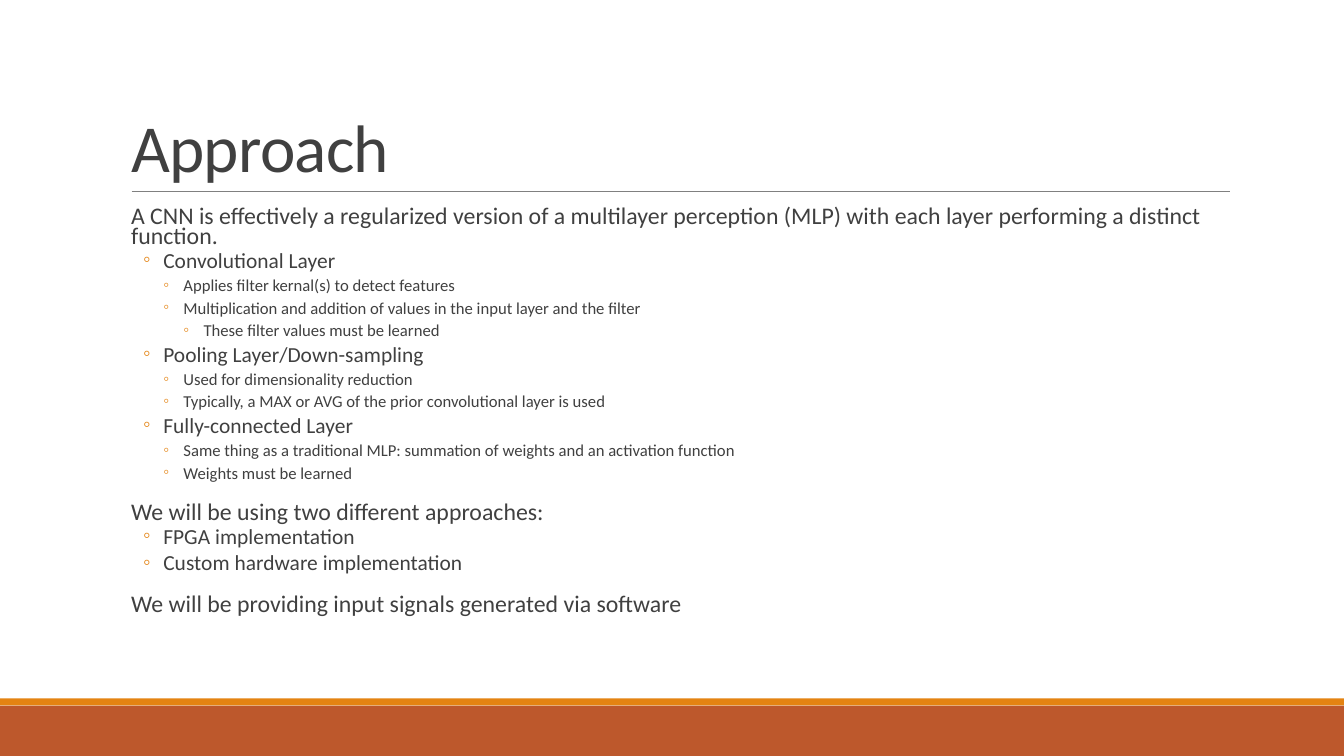
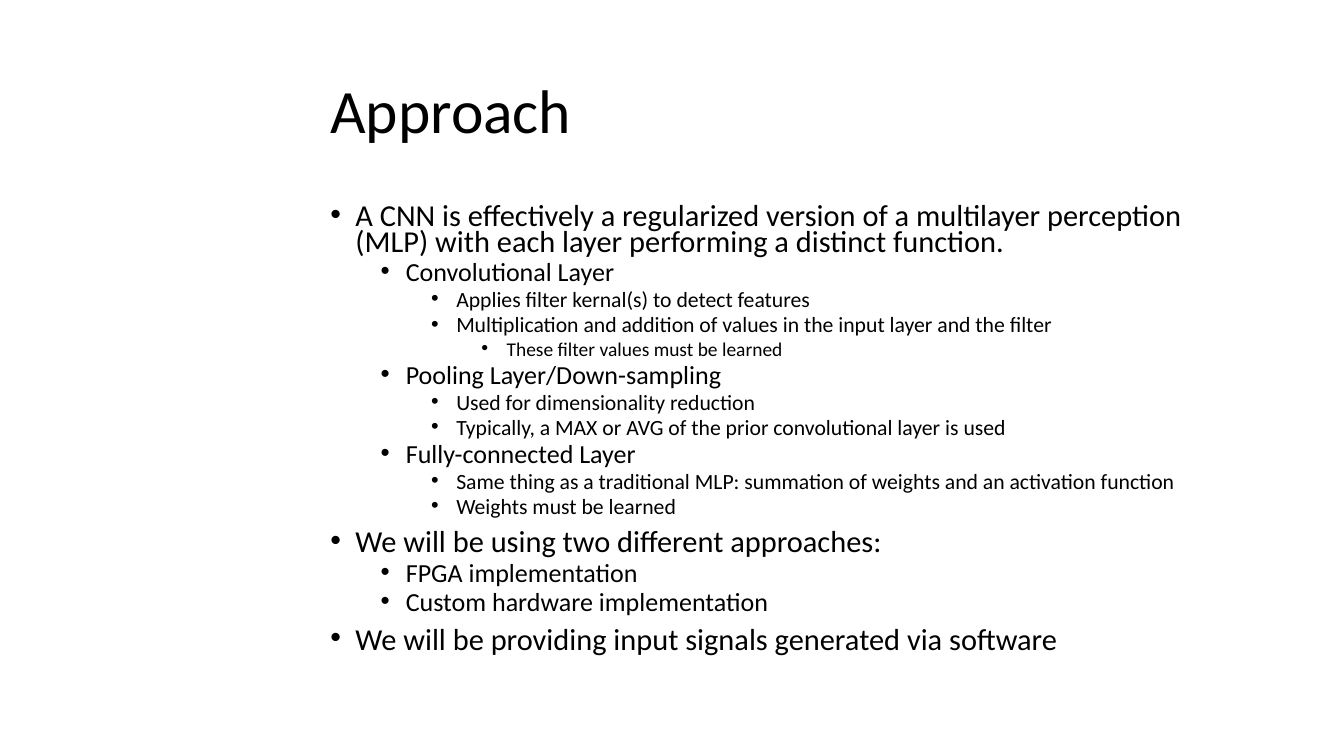
Before and after one commit to mayersjd/HardwareCNN, a slide deck: slide 22 of ProjectProposal.pptx (slide 3 before the commit). Drawn at 1344x756 pixels with LibreOffice and Linux fonts; fonts in the diff are those of the drawing; background and template pictures are left out. Boxes give left, top, right and bottom in pixels: in the first picture for what was removed or moved away, otherwise in the second. Text is boxed around its words. In the diff, an @@ line names an element or a change of style, - is before the commit and + after.

```diff
--- a/ProjectProposal.pptx
+++ b/ProjectProposal.pptx
@@ title "Approach": place and size @@
-title "Approach" at <box>131,125,389,183</box>
+title "Approach" at <box>330,90,571,143</box>
@@ title "Approach" at <box>330,90,571,143</box>: size 48 to 44 pt, text colour #404040 to #000000, letter spacing -0.5 to 0 pt; line spacing 0.85 to 0.9; vertical alignment bottom to middle @@
@@ line removed from (132, 192) to (1231, 192) @@
@@ text "A CNN is effectively a ...": place and size @@
-text "A CNN is effectively a ..." at <box>131,207,1200,616</box>
+text "A CNN is effectively a ..." at <box>355,205,1181,656</box>
@@ text "A CNN is effectively a ..." at <box>355,205,1181,656</box>: size 17 to 21.7 pt in "A CNN is effectively a regularized version ...", "We will be using two different approaches:", "We will be providing input signals generated ..."; text colour #404040 to #000000; size 15.3 to 18.6 pt in "Convolutional Layer", "Pooling Layer/Down-sampling", "Fully-connected Layer", "FPGA implementation" and 1 more places; size 11.9 to 15.5 pt in "Applies filter kernal(s) to detect features", "Multiplication and addition of values in the ...", "Used for dimensionality reduction", "Typically, a MAX or AVG of the ..." and 2 more places; size 11.9 to 13.9 pt in "These filter values must be learned"; bullet   to •; less space between paragraphs; bullet ◦ to • @@
@@ rectangle removed at <box>0,706,1344,756</box> @@
@@ rectangle removed at <box>0,699,1344,706</box> @@
```
Also in this commit, not shown: 4 other slides changed, 22 slides added, 3 slides removed.
